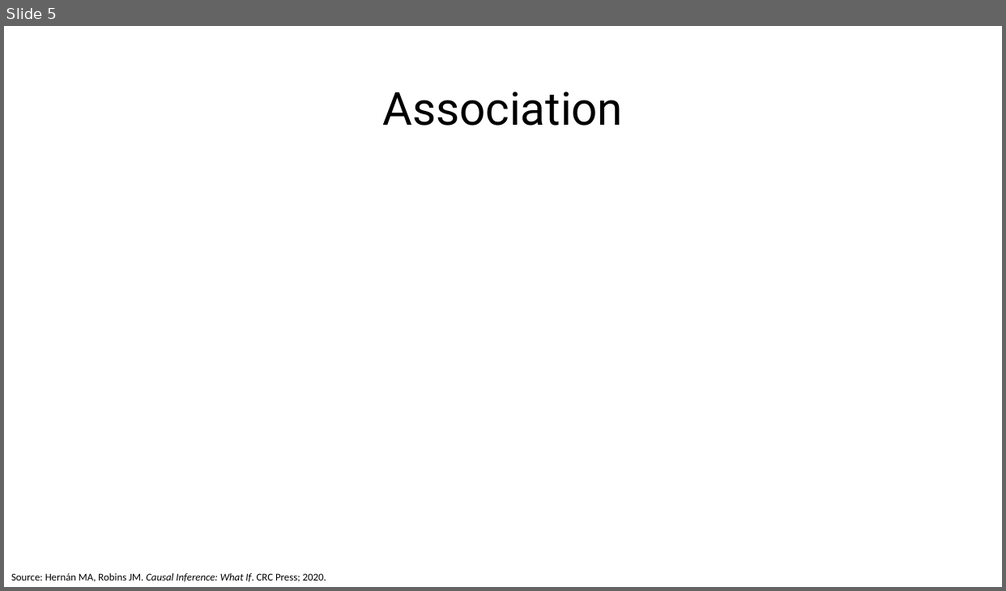
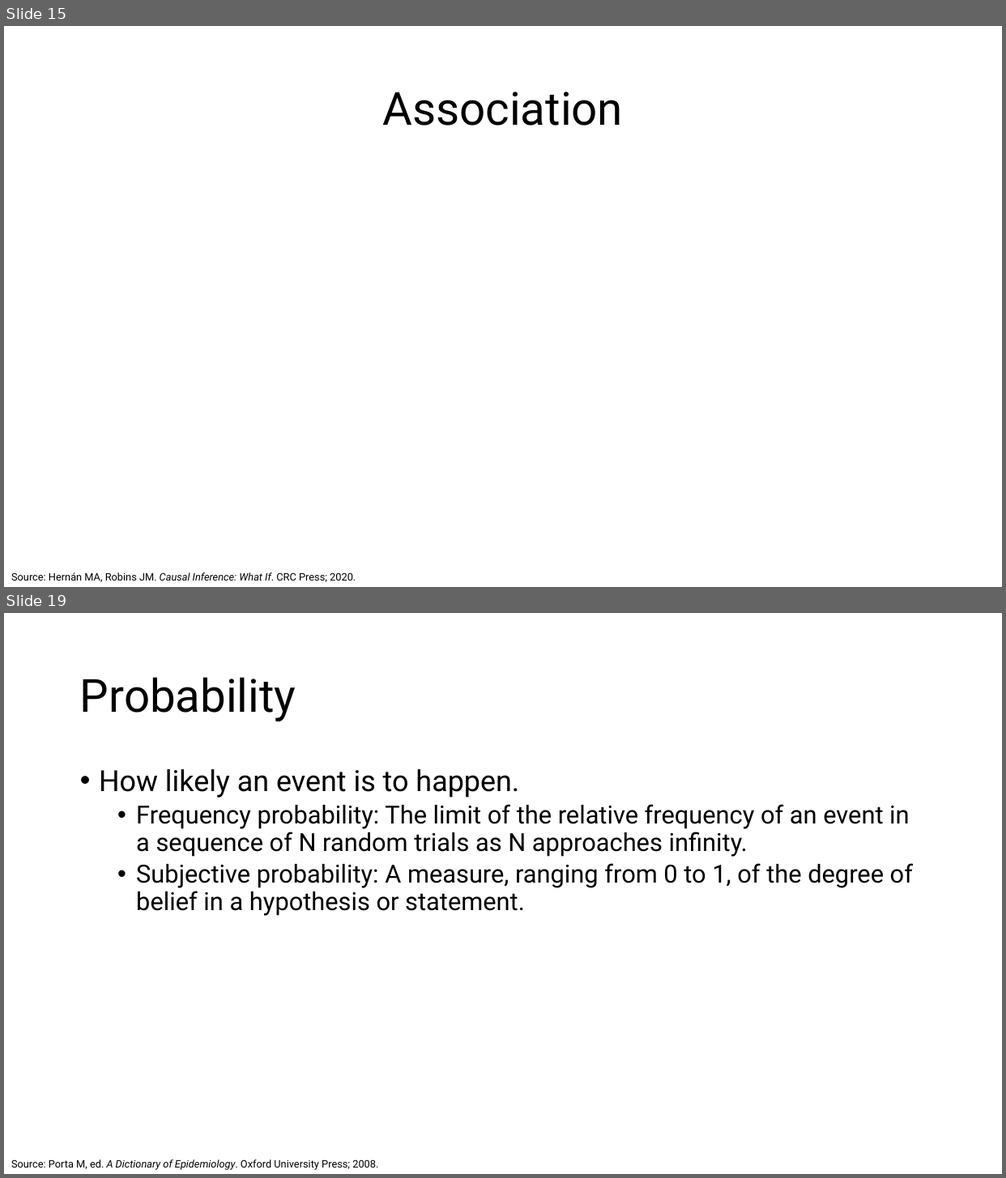
Before and after one commit to brad-cannell/epi_3_public, a slide deck: modules/04 Measures of Association/measures_of_assocaition.pptx. Shown one above the other, each under a label of ours: slide 5 before the commit, slides 15 and 19 after it; the slides between them are not shown. The pictures are 1006x591 and 1006x1178 pixels, drawn with LibreOffice and Linux fonts; fonts in the diff are those of the drawing; grey boxes stand for pictures. Boxes give left, top, right and bottom in pixels: in the first picture for what was removed or moved away, otherwise in the second. Text is boxed around its words. In the diff, an @@ line names an element or a change of style, - is before the commit and + after.

Commit message:
Initial commit of the Fall 2022 changes to measures of association
First time using this powerpoint.

First time using R.

```diff
--- a/modules/04 Measures of Association/measures_of_assocaition.pptx
+++ b/modules/04 Measures of Association/measures_of_assocaition.pptx
@@ slide 19 added at (4, 613, 1002, 1174), background #FFFFFF @@
@@ title added at (80, 677, 296, 722), 44 pt, text #000000 @@
+Probability
@@ text added at (99, 769, 913, 916), 24 pt, text #000000 @@
+• How likely an event is to happen.
+  • Frequency probability: The limit of the relative frequency of an event in a sequence of N random trials as N approaches infinity.
+  • Subjective probability: A measure, ranging from 0 to 1, of the degree of belief in a hypothesis or statement.
@@ text added at (11, 1160, 378, 1170), 10 pt, text #000000 @@
+Source: Porta M, ed. A Dictionary of Epidemiology. Oxford University Press; 2008.
@@ what was slide 5 is now slide 15 @@
@@ slide 15 changed as well @@
@@ text "Source: Hernán MA, Robins JM. ..." at (11, 573, 356, 582): font Calibri to Roboto @@
```
Also in this commit, not shown: 17 other slides changed, 81 other slides added, 5 slides removed, 5 other files.
